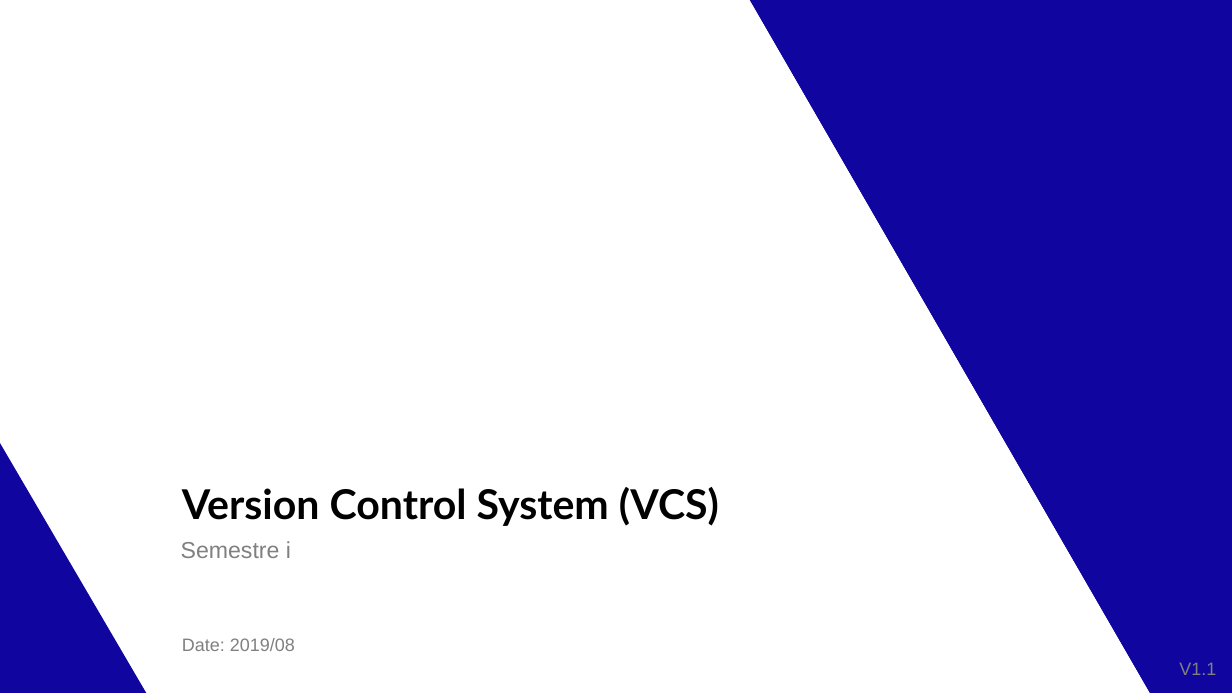
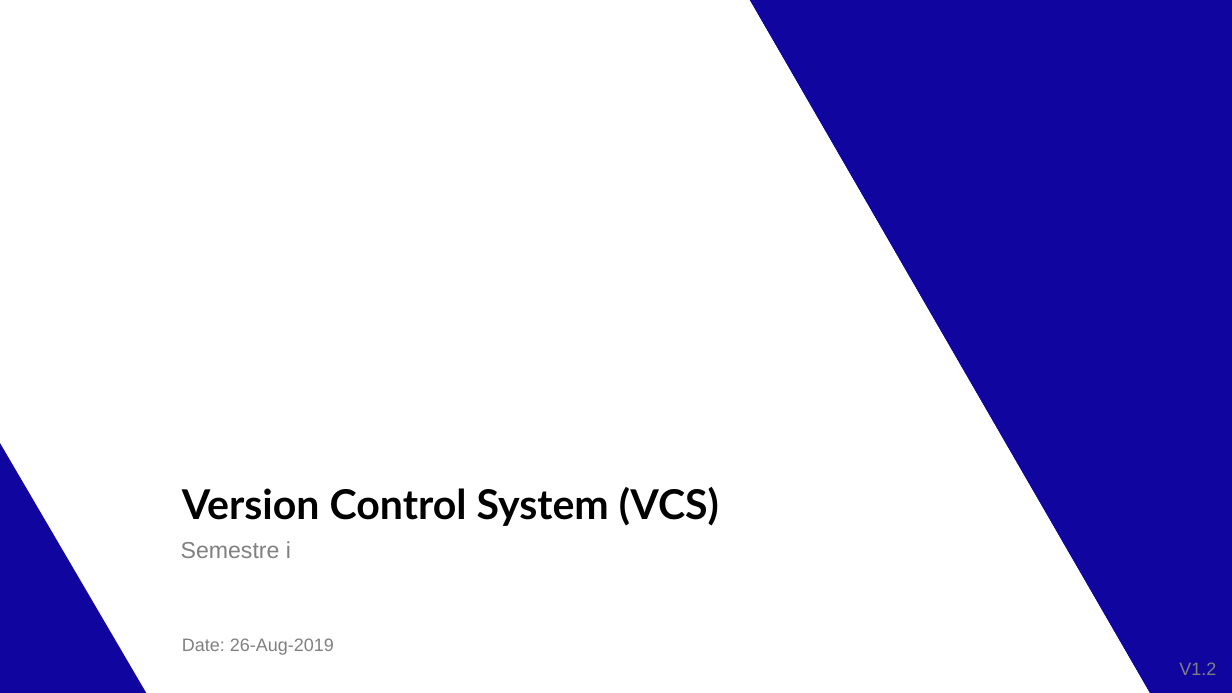
Before and after one commit to taraalma/00_Semestrei_IntroVCS, a slide deck: slide 1 of Documents/Version Control System.PPTX. Drawn at 1232x693 pixels with LibreOffice and Linux fonts; fonts in the diff are those of the drawing; background and template pictures are left out. Boxes give left, top, right and bottom in pixels: in the first picture for what was removed or moved away, otherwise in the second. Text is boxed around its words. In the diff, an @@ line names an element or a change of style, - is before the commit and + after.

```diff
--- a/Documents/Version Control System.PPTX
+++ b/Documents/Version Control System.PPTX
@@ text at box(182, 638, 334, 655): text changed @@
-Date: 2019/08
+Date: 26-Aug-2019
@@ text at box(1179, 662, 1216, 675): text changed @@
-V1.1
+V1.2
```
Also in this commit, not shown: 3 other slides changed, 1 slide added.
